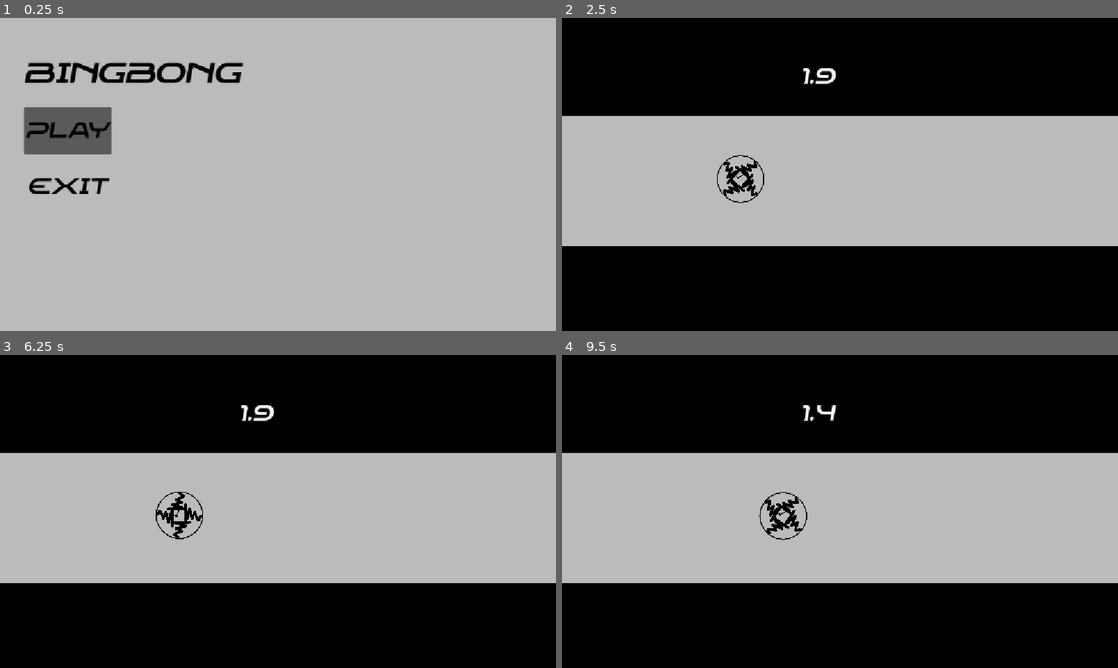
Above: before the commit, frames 1-4 (two rows, left to right).
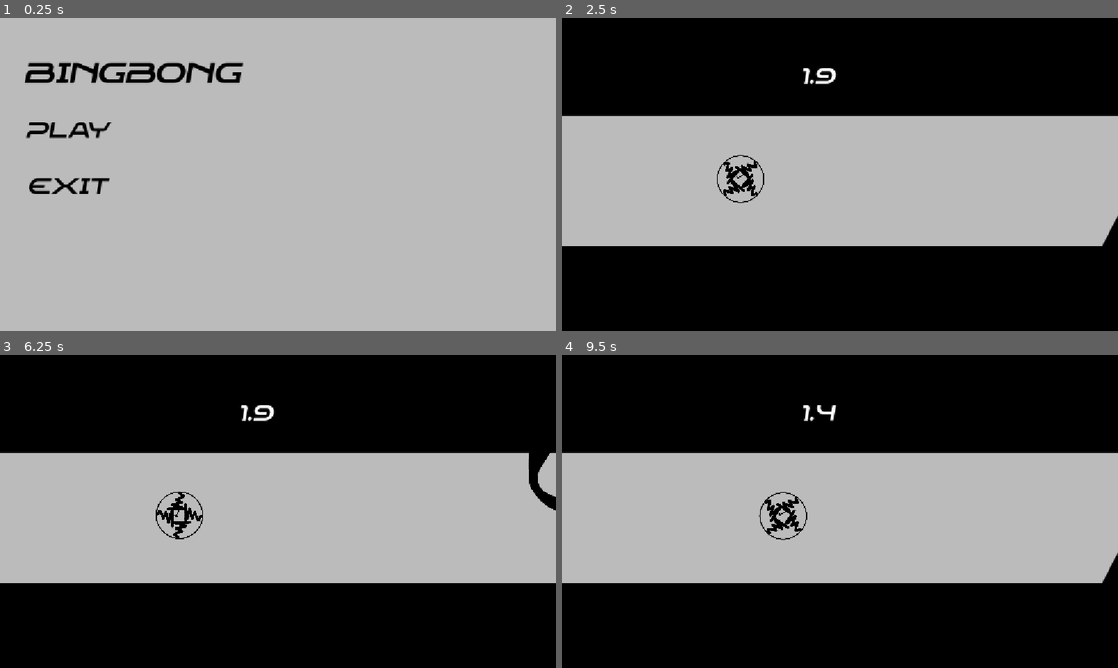
Above: after the commit, the same moments.

Repository: Martycat111/Bingbong
Game: Godot game, scene res://Scenes/menu.tscn
The game is run twice, just before and just after one commit, with the same random seed, the same clock (stepped at 60 frames per second) and the same inputs.
Inputs:
- Up to frame 1 (0.25 s): no input
- Up to frame 2 (2.5 s): click "Play" at 0.5 s; hold Left (rotate clockwise) 1.28-2.03 s; tap Right (rotate counterclockwise) at 2.1 s
- Up to frame 3 (6.25 s): hold Space (shoot) 2.78-3.5 s; click "Menu" at 3.5 s; click "Play" at 4.25 s; tap Left (rotate clockwise) at 5.1 s; hold Right (rotate counterclockwise) from 5.78 s (still down)
- Up to frame 4 (9.5 s): release Right (rotate counterclockwise) at 6.53 s; tap Space (shoot) at 6.6 s; click "Play Again" at 7.25 s; click "Play" at 8 s; hold Left (rotate clockwise) from 8.78 s (still down)

The runs differ from the first frame. In frame 1, 2.2% of the frame differs, in the area x 4-21%, y 28-44%; in frame 2, 0.1%; in frame 3, 0.4%; in frame 4, 0.1%.

Commit message:
Fix spawn interval

Diff:
--- a/Scenes/menu.tscn
+++ b/Scenes/menu.tscn
@@ -8,8 +8,6 @@
 
 [node name="TitleScreen" type="Sprite2D" parent="." unique_id=347506591]
 visible = false
-position = Vector2(583, 333.00003)
-scale = Vector2(2.32, 3.29)
 position = Vector2(580.50006, 327.5)
 scale = Vector2(2.31, 3.245)
 texture = ExtResource("1_xhh6f")
@@ -30,6 +28,7 @@
 offset_top = 185.0
 offset_right = 231.0
 offset_bottom = 282.0
+theme_type_variation = &"FlatButton"
 theme_override_colors/font_color = Color(0, 0, 0, 1)
 theme_override_fonts/font = ExtResource("2_cayip")
 theme_override_font_sizes/font_size = 45
--- a/Scripts/spawner.gd
+++ b/Scripts/spawner.gd
@@ -3,6 +3,9 @@
 
 var time_between_spawns = 2
 var time_since_spawn = 0
+
+var time_between_speedups = 1
+var time_since_speedup = 0
 
 var obstacle_scene = load("res://Scenes/Obstacle.tscn")
 var obstacle2_scene = load("res://Scenes/Obstacle2.tscn")
@@ -27,8 +30,6 @@
 	Globals.reversed = !Globals.reversed
 
 func spawn():
-	Globals.speed_multiplier += 0.1
-	Globals.speed_multiplier = clamp(Globals.speed_multiplier, 1, 3)
 	var chance = randf_range(0, 1)
 	var instance = obstacle_scene.instantiate()
 	if chance > 0.5:
@@ -41,12 +42,17 @@
 
 func _process(delta: float) -> void:
 	time += delta
-	time_since_spawn += delta
-	if time_since_spawn > time_between_spawns *  1 - (Globals.speed_multiplier - 1):
+	time_since_spawn += delta * 200 * Globals.speed_multiplier
+	time_since_speedup += delta
+	if time_since_spawn > 400:
 		time_since_spawn = 0
 		spawn()
 	if time > reverse_time:
 		reverse()
+	if time_since_speedup > time_between_speedups:
+		time_since_speedup = 0
+		Globals.speed_multiplier += 0.1
+
 
 func _on_play_body_exited(body: Node2D) -> void:
 	if body.name == "PlayerBingbong":
